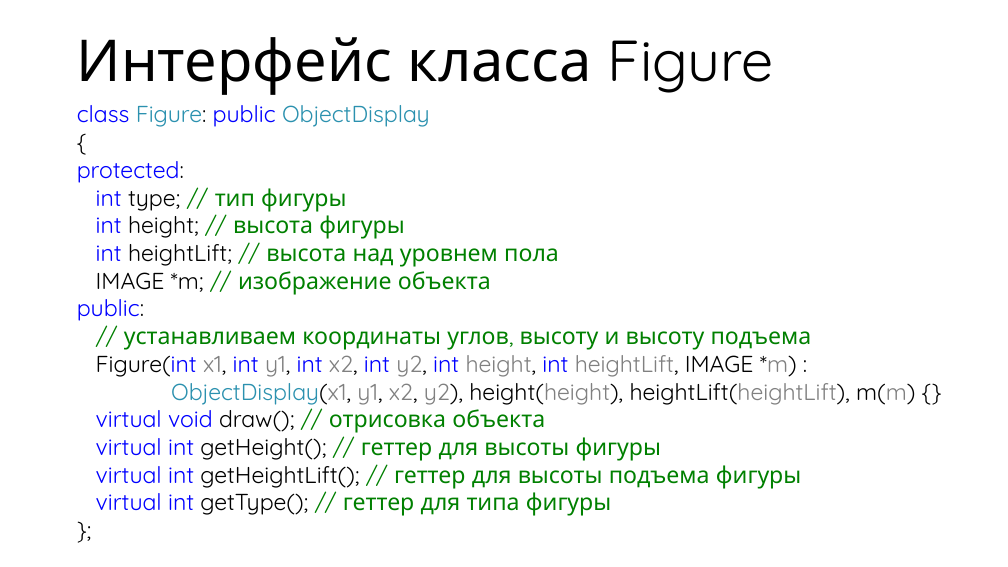
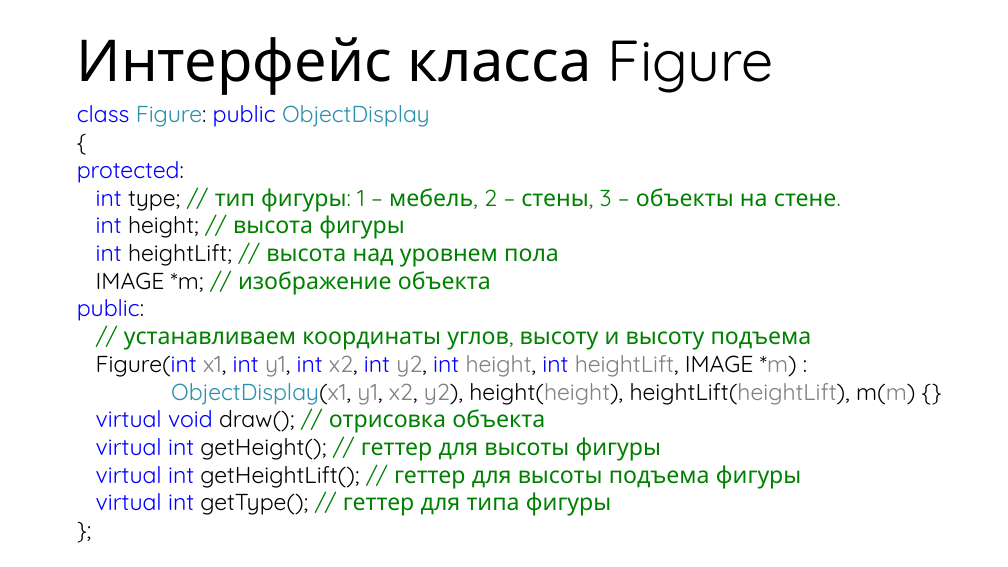
Before and after one commit to vladaderina/The-program-for-furniture-placement, a slide deck: slide 6 of Программа для размещения мебели.pptx. Drawn at 1008x567 pixels with LibreOffice and Linux fonts; fonts in the diff are those of the drawing. Boxes give left, top, right and bottom in pixels: in the first picture for what was removed or moved away, otherwise in the second. Text is boxed around its words. In the diff, an @@ line names an element or a change of style, - is before the commit and + after.

```diff
--- a/Программа для размещения мебели.pptx
+++ b/Программа для размещения мебели.pptx
@@ text at <box>96,188,837,211</box>: text changed @@
-int type; // тип фигуры
+int type; // тип фигуры: 1 – мебель, 2 – стены, 3 – объекты на стене.
```
Also in this commit, not shown: 2 other slides changed, 1 slide added, 21 other files.
